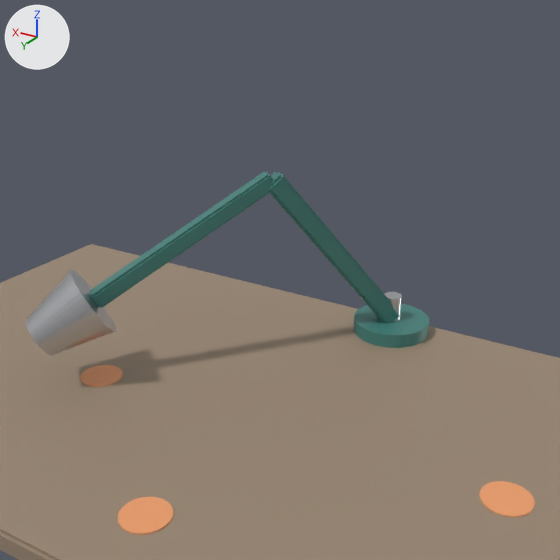
The Blender file tasks/cua/desk-lamp/solution/desk_lamp.blend: old version first, new version second.
Camera for both pictures: a camera (50 mm lens) standing at (-0.425, 1.057, 0.571) and looking at (0.037, 0.287, 0.186). Arrows for +X, +Y and +Z are at upper left; the lights stay in place. The picture after the commit comes second.

In view in the first picture: 'base', 'desk', 'lower_arm', 'shade', 'target_01', 'target_02', 'target_03', 'upper_arm' and 1 more.
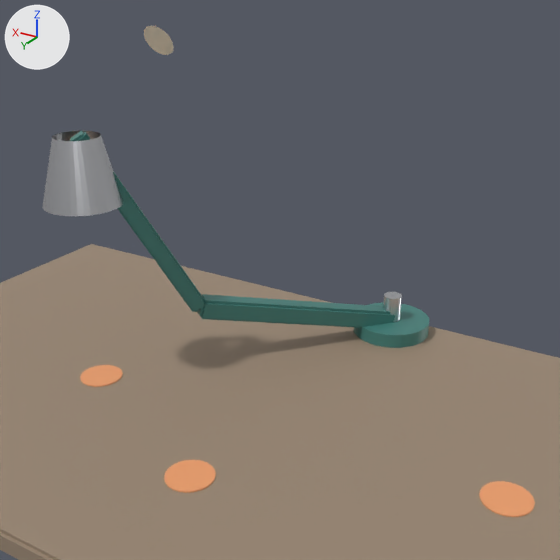
ob_joint_shoulder is not drawn itself; it is the parent of ob_joint_elbow, ob_lower_arm.
ob_joint_elbow is not drawn itself; it is the parent of ob_joint_head, ob_upper_arm.
ob_joint_head is not drawn itself; it is the parent of ob_shade, ob_bulb.

Where the newer file only moved an object's origin or applied its transform, the numbers keep the older frame.

What differs and where, as boxes (x1, y1, x2, y2) in the pictures (560 x 560 px):
'shade', reshaped, turned
    before: (25, 270, 116, 356)
    after: (43, 131, 124, 216)
'lower_arm', turned
    before: (270, 172, 399, 323)
    after: (197, 294, 395, 328)
'upper_arm', turned
    before: (89, 172, 274, 308)
    after: (70, 131, 205, 312)
'target_03', moved
    before: (118, 497, 173, 535)
    after: (164, 460, 216, 493)
'bulb', reshaped (not visible before)
    after: (144, 26, 174, 55)

What changed in the scene script:
```text
Change me_target_03:
    used by ob_target_03; location = (0.0, 0.0, 0.0)
    remove me_target_03.from_pydata(...)  # 80 vertices, 42 faces; spans x 0.02..0.08, y 0.52..0.58, z 0.0..0.0016
    add me_target_03.from_pydata(...)  # 80 vertices, 42 faces; spans x 0.02..0.08, y 0.44..0.5, z 0.0..0.0016
    me_target_03 part 1: the whole mesh is moved by (0.0, -0.08, 0.0)
Change me_shade:
    used by ob_shade; parent = ob_joint_head; location = (0.0, 0.0, 0.0)
    remove me_shade.from_pydata(...)  # 80 vertices, 42 faces; spans x -0.052..0.052, y -0.052..0.052, z 0.642..0.732
    add me_shade.from_pydata(...)  # 80 vertices, 40 faces; spans x -0.052..0.052, y -0.052..0.052, z 0.642..0.732
    me_shade part 2: the whole mesh is rebuilt
Change me_bulb:
    used by ob_bulb; parent = ob_joint_head; location = (0.0, 0.0, 0.0)
    remove me_bulb.from_pydata(...)  # 24 vertices, 1 face; spans x -0.02..0.02, y -0.02..0.02, z 0.73
    add me_bulb.from_pydata(...)  # 24 vertices, 1 face; spans x -0.0239..0.0239, y -0.185..-0.161, z 0.5209..0.5623
    me_bulb part 3: the whole mesh is multiplied about its middle by the matrix ((-0.911, -0.781, 0.0), (0.392, -0.457, 1.038), (-0.675, 0.788, 0.602)), then moved by (0.0, -0.173, -0.1884)
Change ob_joint_shoulder:
    ob_joint_shoulder.rotation_euler: (-0.681, 0.0, 0.0) -> (-1.36, 0.0, 0.0)  # degrees (-39, 0, 0) -> degrees (-78, 0, 0)
Change ob_joint_elbow:
    ob_joint_elbow.rotation_euler: (-1.415, 0.0, 0.0) -> (0.843, 0.0, 0.0)  # degrees (-81, 0, 0) -> degrees (48, 0, 0)
Change ob_joint_head:
    ob_joint_head.rotation_euler: (0.0, 0.0, 0.0) -> (-0.407, 2.815, 0.641)  # degrees (0, 0, 0) -> degrees (-23, 161, 37)
```
